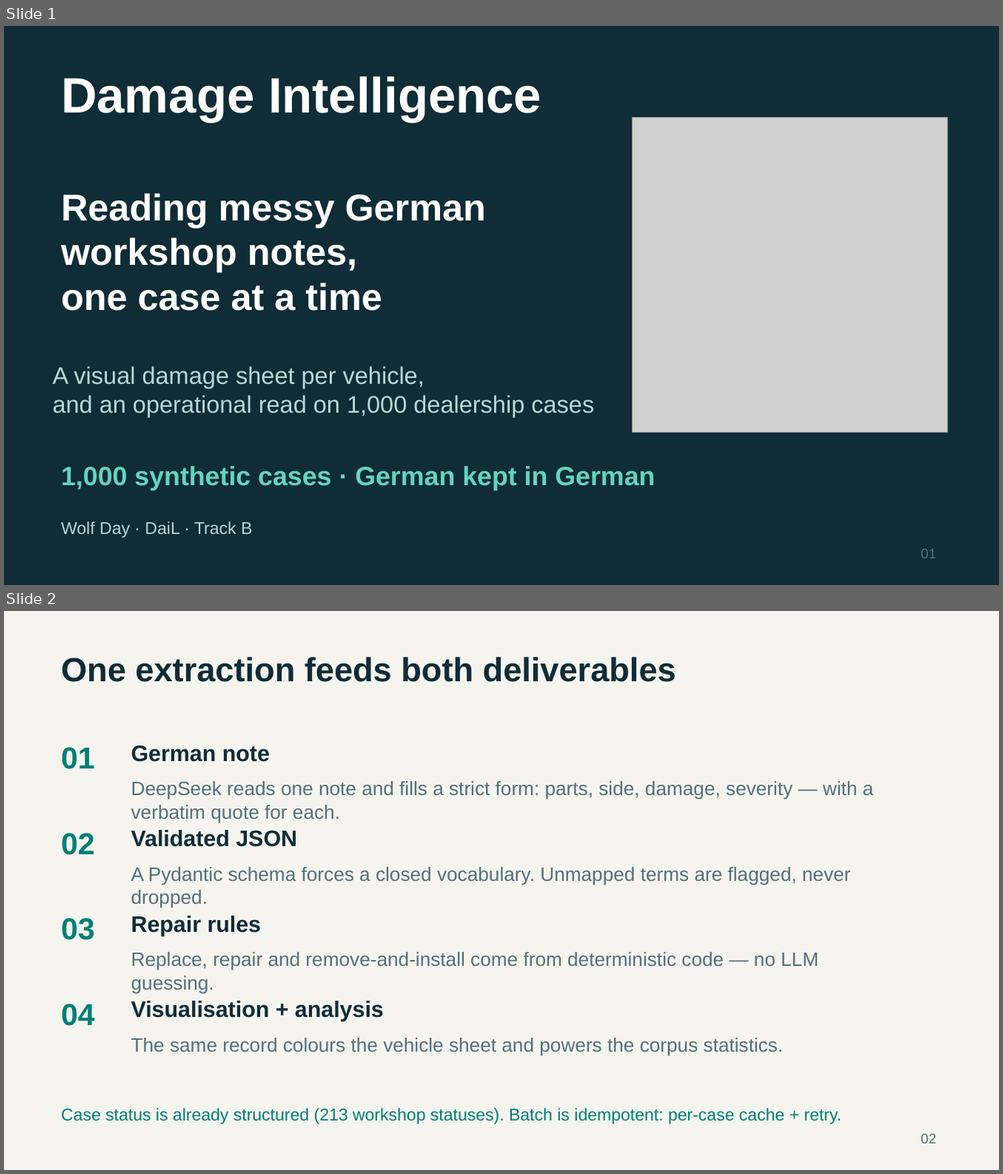
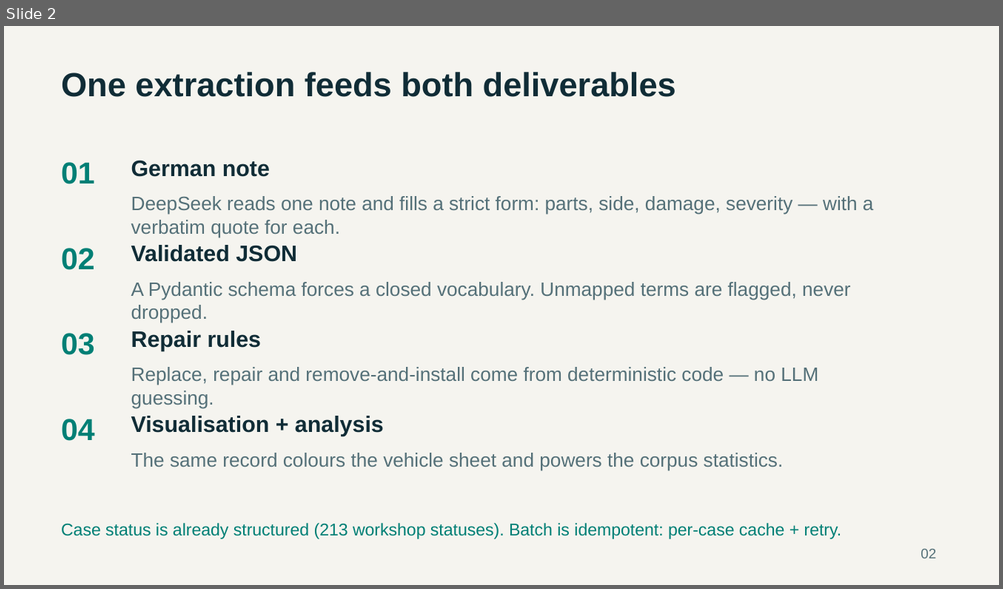
Before and after one commit to fruitsamurai97/wolf-day-damage, a slide deck: Data/Damage_Intelligence_EN_v2.pptx. Shown one above the other, each under a label of ours: slides 1 and 2 before the commit, slide 2 after it. The pictures are 1003x1174 and 1003x589 pixels, drawn with LibreOffice and Linux fonts; fonts in the diff are those of the drawing; grey boxes stand for pictures. Boxes give left, top, right and bottom in pixels: in the first picture for what was removed or moved away, otherwise in the second. Text is boxed around its words. In the diff, an @@ line names an element or a change of style, - is before the commit and + after.

```diff
--- a/Data/Damage_Intelligence_EN_v2.pptx
+++ b/Data/Damage_Intelligence_EN_v2.pptx
@@ slide 1 removed at box(4, 26, 999, 585), background #102C36 @@
@@ text removed at box(61, 76, 541, 121) @@
-Damage Intelligence
@@ picture removed at box(632, 118, 947, 432) @@
@@ text removed at box(61, 193, 486, 311) @@
-Reading messy German workshop notes,
-one case at a time
@@ text removed at box(53, 366, 594, 417) @@
-A visual damage sheet per vehicle,
-and an operational read on 1,000 dealership cases
@@ text removed at box(61, 466, 654, 491) @@
-1,000 synthetic cases · German kept in German
@@ text removed at box(61, 522, 252, 538) @@
-Wolf Day · DaiL · Track B
@@ text removed at box(920, 549, 936, 559) @@
-01
```
Also in this commit, not shown: 1 slide changed, 1 slide added, 5 other files.
